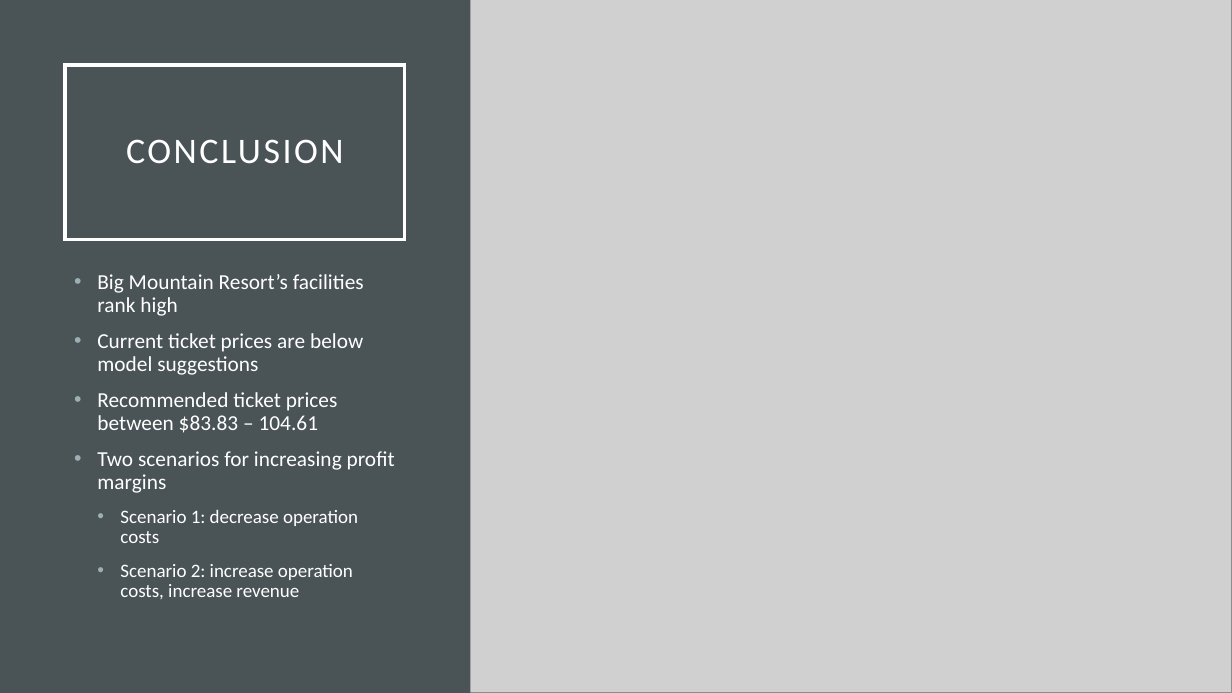
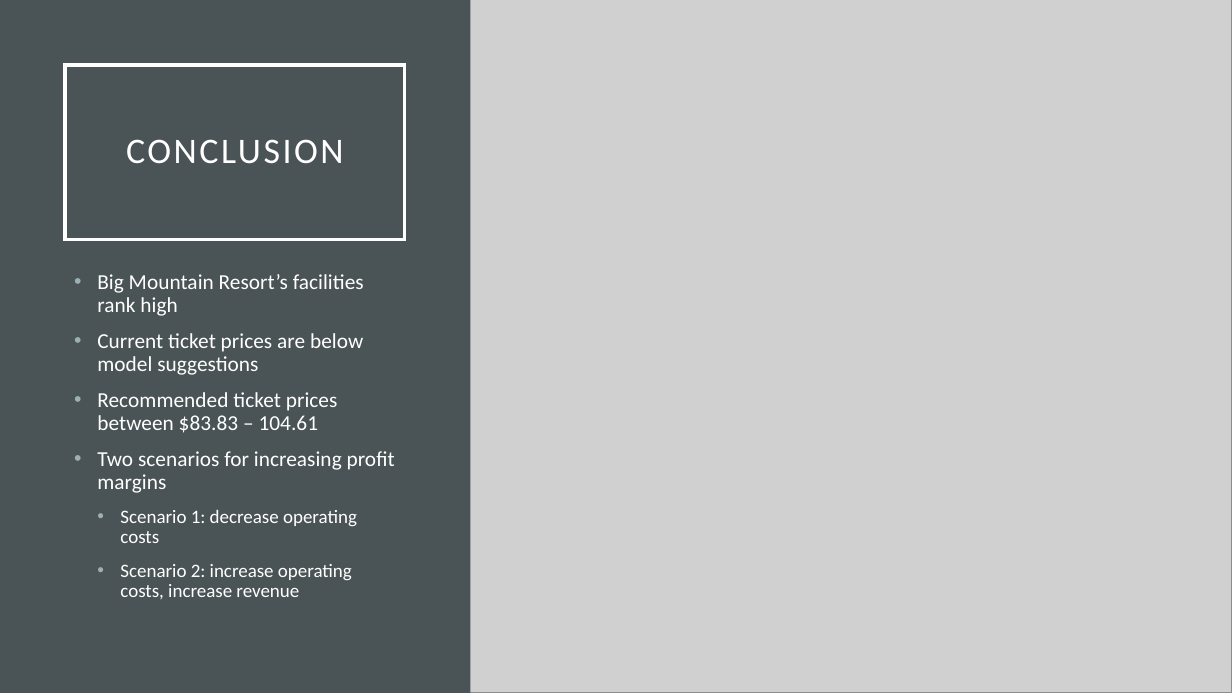
Before and after one commit to nicholehartz/DataScienceGuidedCapstone, a slide deck: slide 8 of BMR Project Presentation.pptx. Drawn at 1232x693 pixels with LibreOffice and Linux fonts; fonts in the diff are those of the drawing; grey boxes stand for pictures. Boxes give left, top, right and bottom in pixels: in the first picture for what was removed or moved away, otherwise in the second. Text is boxed around its words. In the diff, an @@ line names an element or a change of style, - is before the commit and + after.

Commit message:
corrected spelling error

```diff
--- a/BMR Project Presentation.pptx
+++ b/BMR Project Presentation.pptx
@@ text at [120, 510, 357, 599]: text changed @@
-  • Scenario 1: decrease operation costs
-  • Scenario 2: increase operation costs, increase revenue
+  • Scenario 1: decrease operating costs
+  • Scenario 2: increase operating costs, increase revenue
```
